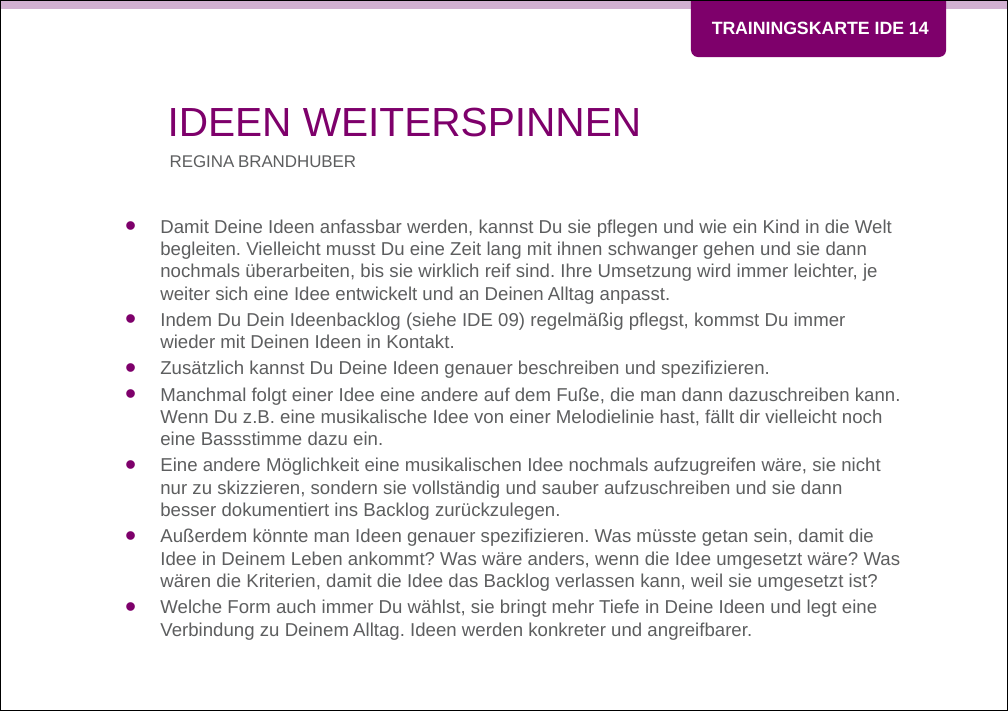
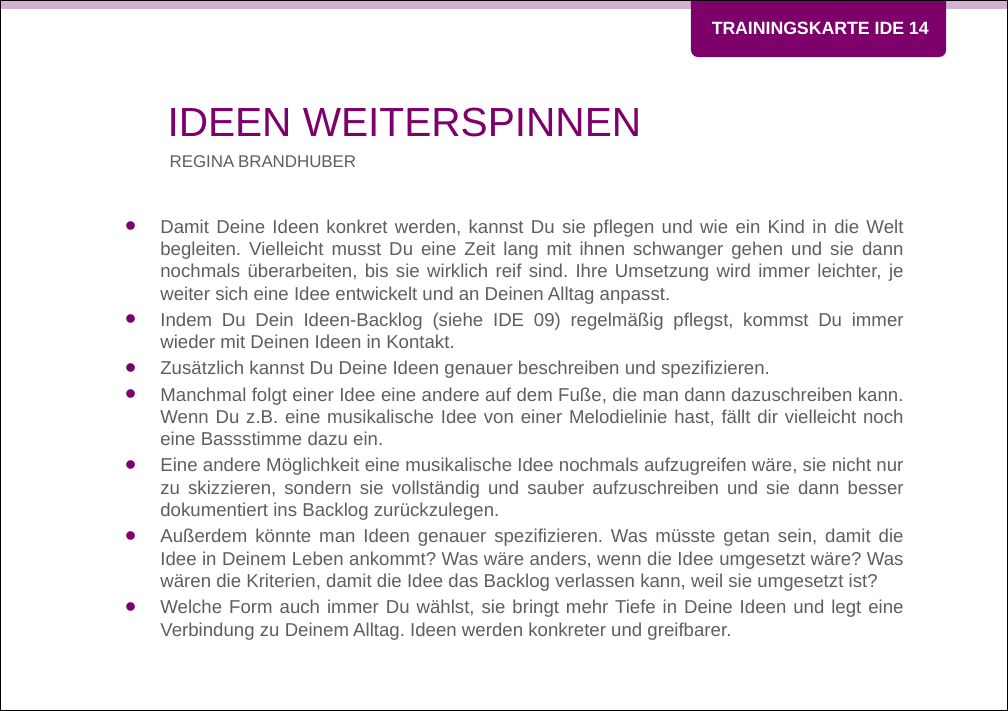
Before and after one commit to Teamtool/training-materials, a slide deck: slide 1 of training-cards/music moves/Ideas (IDE)/ger/apprentice/ger_IDE_14_Ideen_weiterspinnen_MM_A.pptx. Drawn at 1008x711 pixels with LibreOffice and Linux fonts; fonts in the diff are those of the drawing; background and template pictures are left out. Boxes give left, top, right and bottom in pixels: in the first picture for what was removed or moved away, otherwise in the second. Text is boxed around its words. In the diff, an @@ line names an element or a change of style, - is before the commit and + after.

```diff
--- a/training-cards/music moves/Ideas (IDE)/ger/apprentice/ger_IDE_14_Ideen_weiterspinnen_MM_A.pptx
+++ b/training-cards/music moves/Ideas (IDE)/ger/apprentice/ger_IDE_14_Ideen_weiterspinnen_MM_A.pptx
@@ text at [160,219,904,348]: text changed @@
-• Damit Deine Ideen anfassbar werden, kannst Du sie pflegen und wie ein Kind in die Welt begleiten. Vielleicht musst Du eine Zeit lang mit ihnen schwanger gehen und sie dann nochmals überarbeiten, bis sie wirklich reif sind. Ihre Umsetzung wird immer leichter, je weiter sich eine Idee entwickelt und an Deinen Alltag anpasst.
-• Indem Du Dein Ideenbacklog (siehe IDE 09) regelmäßig pflegst, kommst Du immer wieder mit Deinen Ideen in Kontakt.
+• Damit Deine Ideen konkret werden, kannst Du sie pflegen und wie ein Kind in die Welt begleiten. Vielleicht musst Du eine Zeit lang mit ihnen schwanger gehen und sie dann nochmals überarbeiten, bis sie wirklich reif sind. Ihre Umsetzung wird immer leichter, je weiter sich eine Idee entwickelt und an Deinen Alltag anpasst.
+• Indem Du Dein Ideen-Backlog (siehe IDE 09) regelmäßig pflegst, kommst Du immer wieder mit Deinen Ideen in Kontakt.
@@ text at [160,360,904,591]: alignment left to justified @@
@@ text at [160,457,904,520]: text changed @@
-• Eine andere Möglichkeit eine musikalischen Idee nochmals aufzugreifen wäre, sie nicht nur zu skizzieren, sondern sie vollständig und sauber aufzuschreiben und sie dann besser dokumentiert ins Backlog zurückzulegen.
+• Eine andere Möglichkeit eine musikalische Idee nochmals aufzugreifen wäre, sie nicht nur zu skizzieren, sondern sie vollständig und sauber aufzuschreiben und sie dann besser dokumentiert ins Backlog zurückzulegen.
@@ text at [160,599,903,640]: text changed @@
-• Welche Form auch immer Du wählst, sie bringt mehr Tiefe in Deine Ideen und legt eine Verbindung zu Deinem Alltag. Ideen werden konkreter und angreifbarer.
+• Welche Form auch immer Du wählst, sie bringt mehr Tiefe in Deine Ideen und legt eine Verbindung zu Deinem Alltag. Ideen werden konkreter und greifbarer.
```
Also in this commit, not shown: 1 other slide changed, 7 other files.
